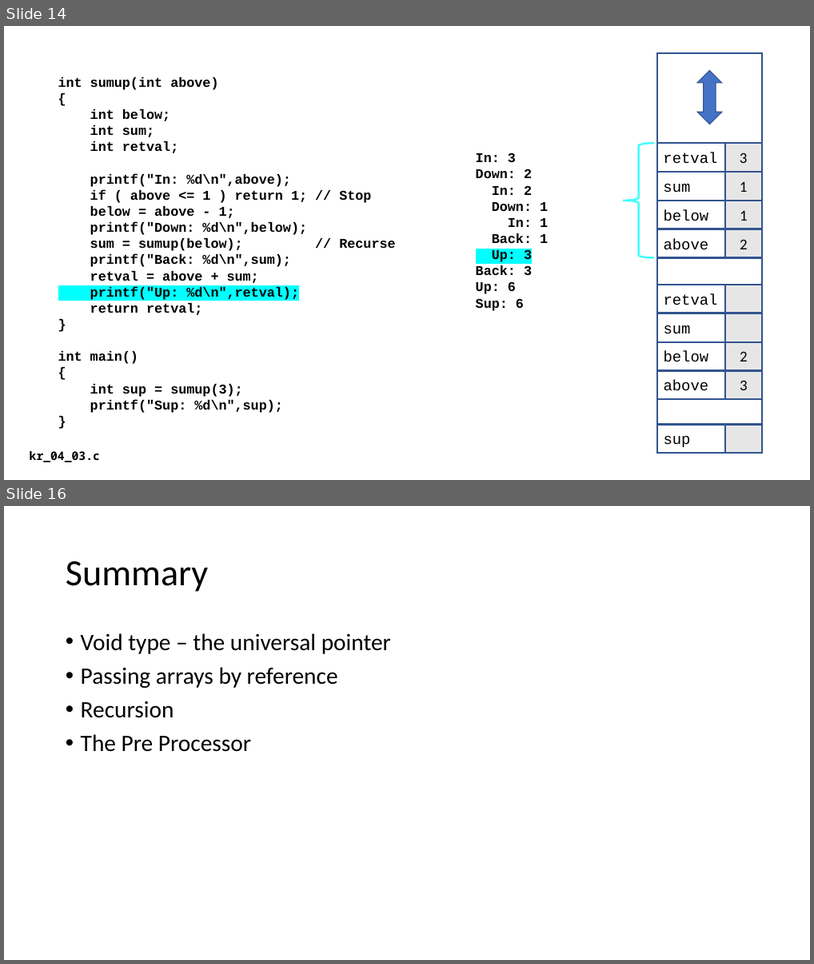
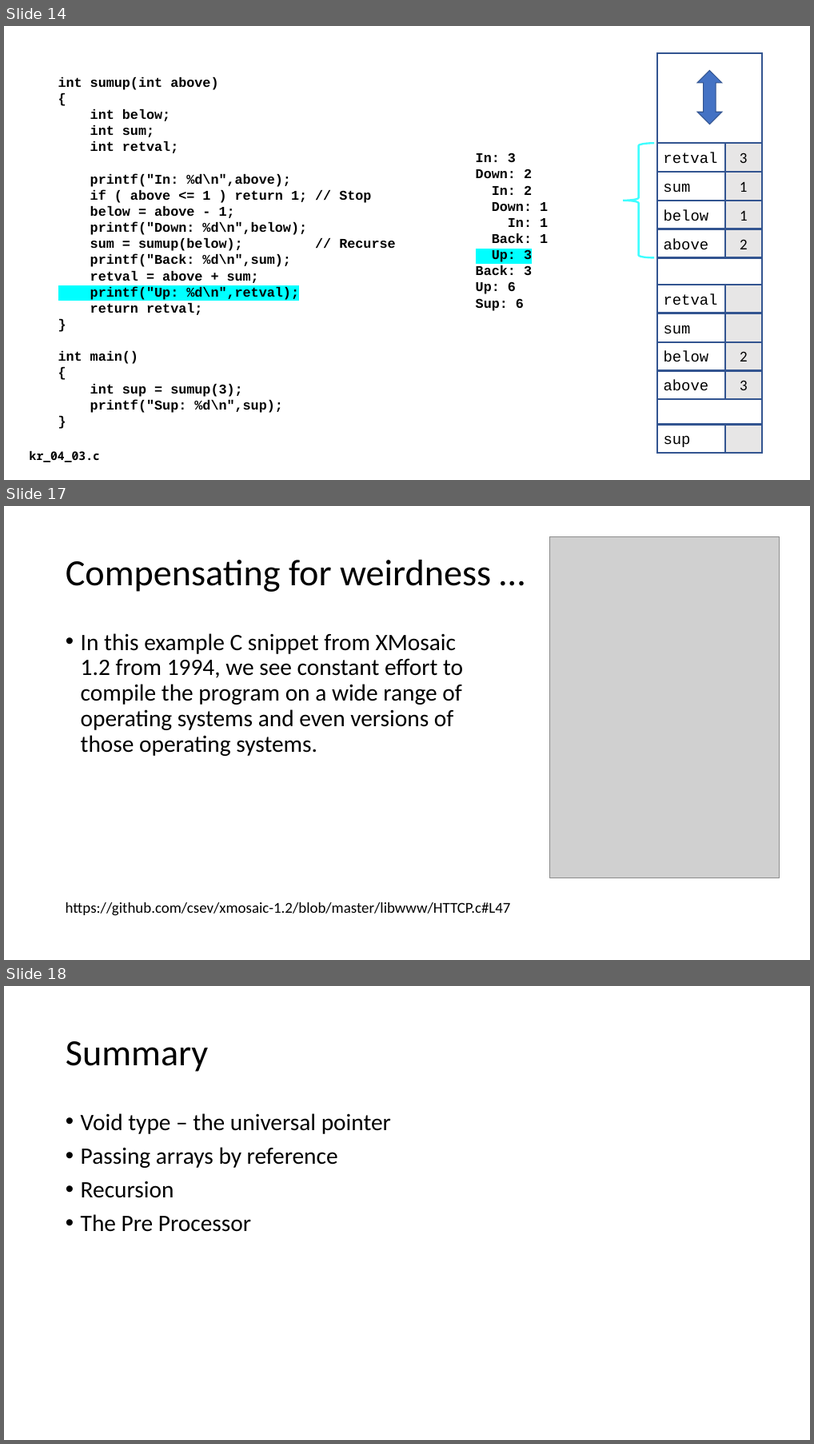
Before and after one commit to csev/cc4e, a slide deck: lectures/KR-4.pptx. Shown one above the other, each under a label of ours: slides 14 and 16 before the commit, slides 14, 17 and 18 after it; the slides between them are not shown. The pictures are 814x964 and 814x1444 pixels, drawn with LibreOffice and Linux fonts; fonts in the diff are those of the drawing; grey boxes stand for pictures. Boxes give left, top, right and bottom in pixels: in the first picture for what was removed or moved away, otherwise in the second. Text is boxed around its words. In the diff, an @@ line names an element or a change of style, - is before the commit and + after.

```diff
--- a/lectures/KR-4.pptx
+++ b/lectures/KR-4.pptx
@@ slide 17 added at (4, 506, 810, 960), background #FFFFFF @@
@@ picture added at (550, 537, 780, 877) @@
@@ title added at (66, 560, 491, 592), 44 pt, text #000000 @@
+Compensating for weirdness …
@@ text added at (81, 633, 463, 756), 28 pt, text #000000 @@
+• In this example C snippet from XMosaic 1.2 from 1994, we see constant effort to compile the program on a wide range of operating systems and even versions of those operating systems.
@@ text added at (66, 902, 511, 916), 18 pt, text #000000 @@
+https://github.com/csev/xmosaic-1.2/blob/master/libwww/HTTCP.c#L47
@@ what was slide 16 is now slide 18 @@
```
Also in this commit, not shown: 1 slide changed, 1 other slide added, 1 other file.
